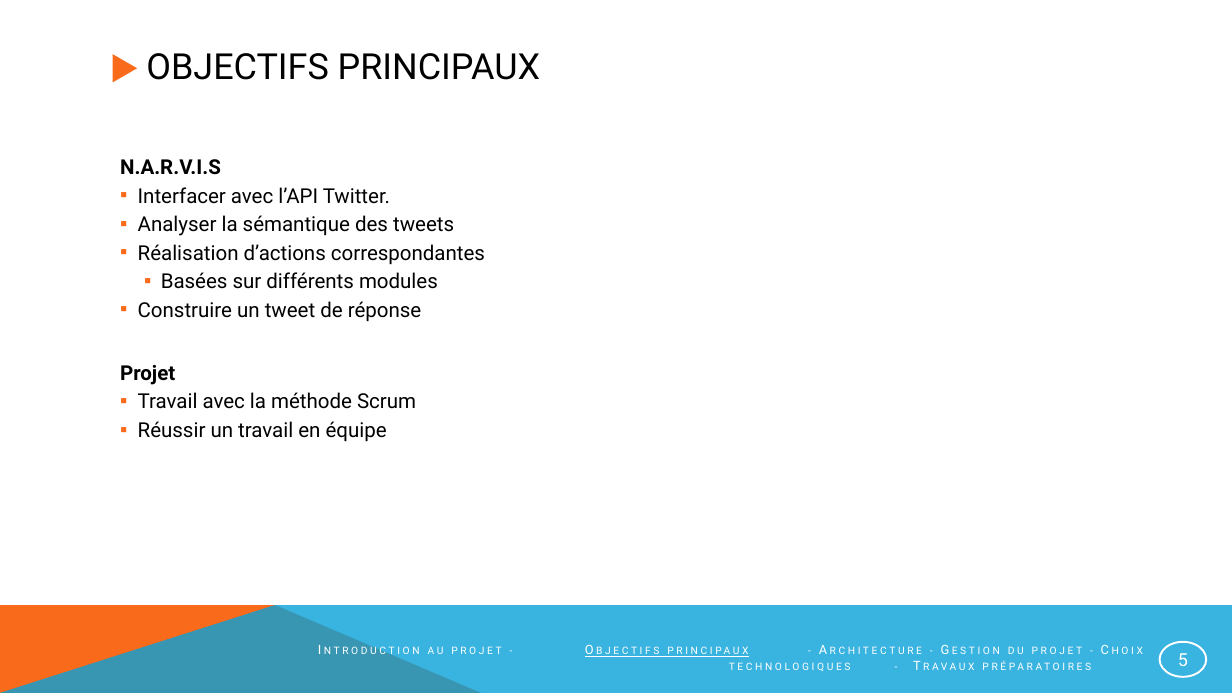
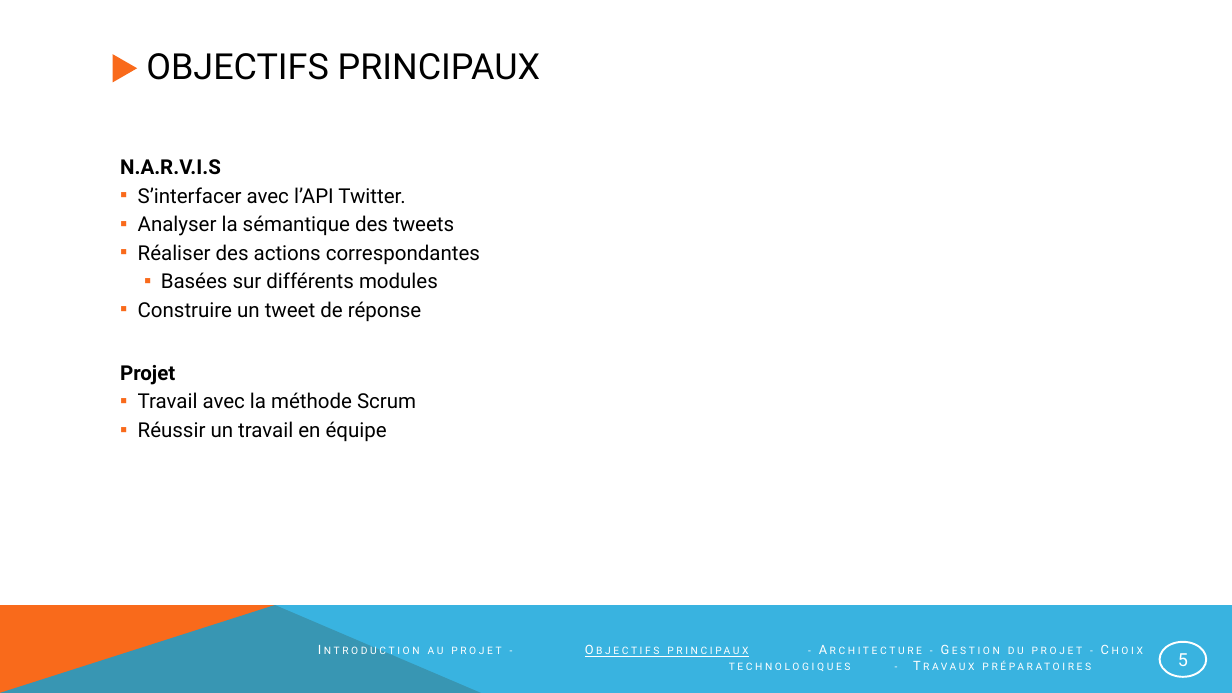
Before and after one commit to NotAVeryIntelligentSystem/NARVIS, a slide deck: slide 5 of Presentation/PrésentationNarvis_2.pptx. Drawn at 1232x693 pixels with LibreOffice and Linux fonts; fonts in the diff are those of the drawing. Boxes give left, top, right and bottom in pixels: in the first picture for what was removed or moved away, otherwise in the second. Text is boxed around its words. In the diff, an @@ line names an element or a change of style, - is before the commit and + after.

```diff
--- a/Presentation/PrésentationNarvis_2.pptx
+++ b/Presentation/PrésentationNarvis_2.pptx
@@ text at (138,187,405,204): text changed @@
-  ▪ Interfacer avec l’API Twitter.
+  ▪ S’interfacer avec l’API Twitter.
@@ text at (138,244,480,265): text changed @@
-  ▪ Réalisation d’actions correspondantes
+  ▪ Réaliser des actions correspondantes
```
Also in this commit, not shown: 8 other slides changed.
